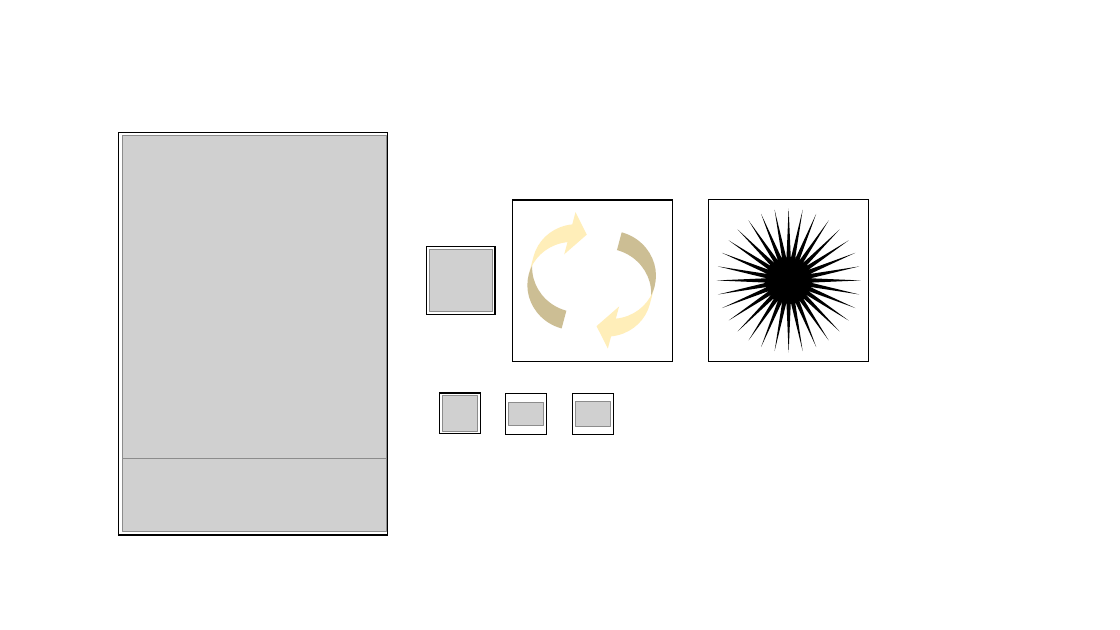
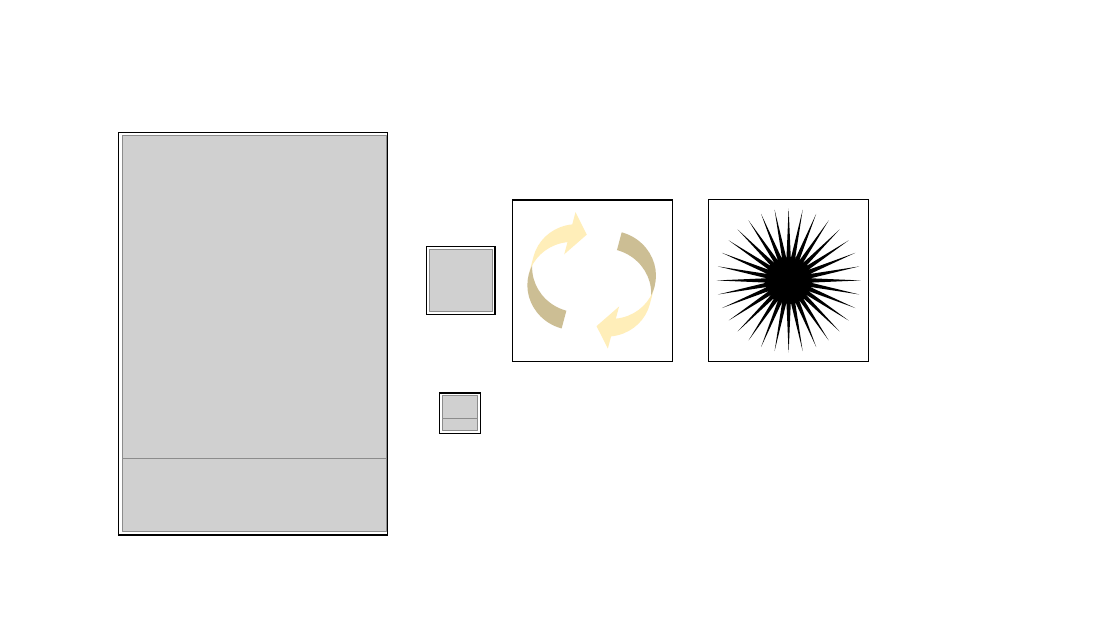
Before and after one commit to TT-3-14159265358979323846264338/catastrophe-war, a slide deck: slide 1 of src/main/resources/static/image/default/gacha.pptx. Drawn at 1120x630 pixels with LibreOffice and Linux fonts; fonts in the diff are those of the drawing; grey boxes stand for pictures. Boxes give left, top, right and bottom in pixels: in the first picture for what was removed or moved away, otherwise in the second. Text is boxed around its words. In the diff, an @@ line names an element or a change of style, - is before the commit and + after.

```diff
--- a/src/main/resources/static/image/default/gacha.pptx
+++ b/src/main/resources/static/image/default/gacha.pptx
@@ picture moved from (x1=508, y1=402, x2=544, y2=425) to (x1=442, y1=396, x2=477, y2=418) @@
@@ picture moved from (x1=576, y1=402, x2=611, y2=427) to (x1=442, y1=406, x2=477, y2=431) @@
@@ picture removed at (x1=442, y1=396, x2=477, y2=431) @@
@@ rectangle removed at (x1=506, y1=393, x2=547, y2=434) @@
@@ rectangle removed at (x1=573, y1=394, x2=614, y2=435) @@
```
Also in this commit, not shown: 2 other files.
